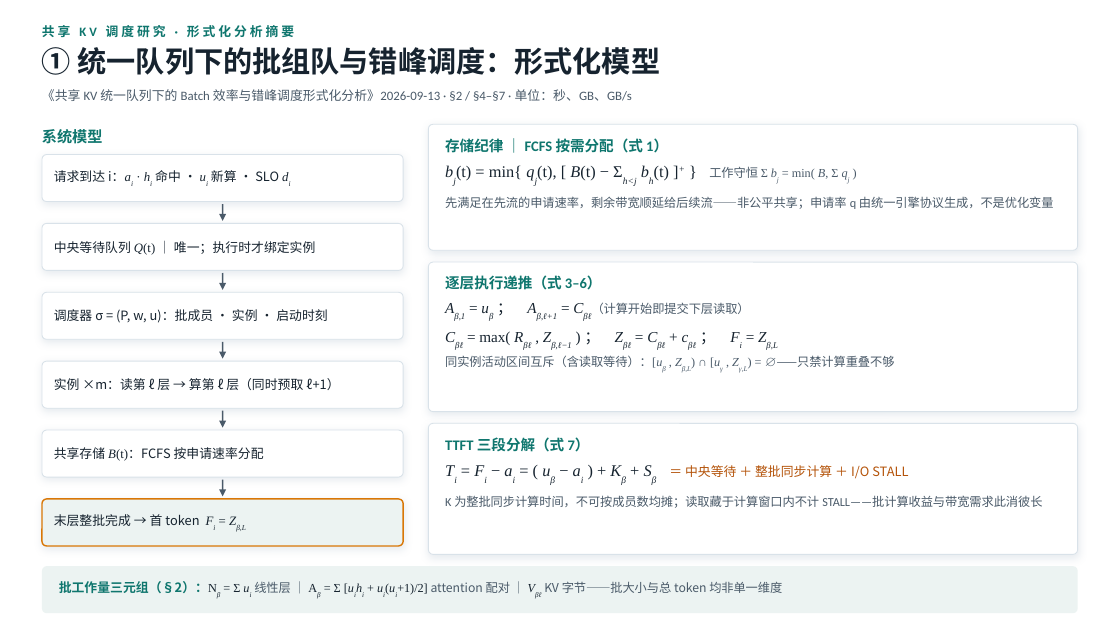
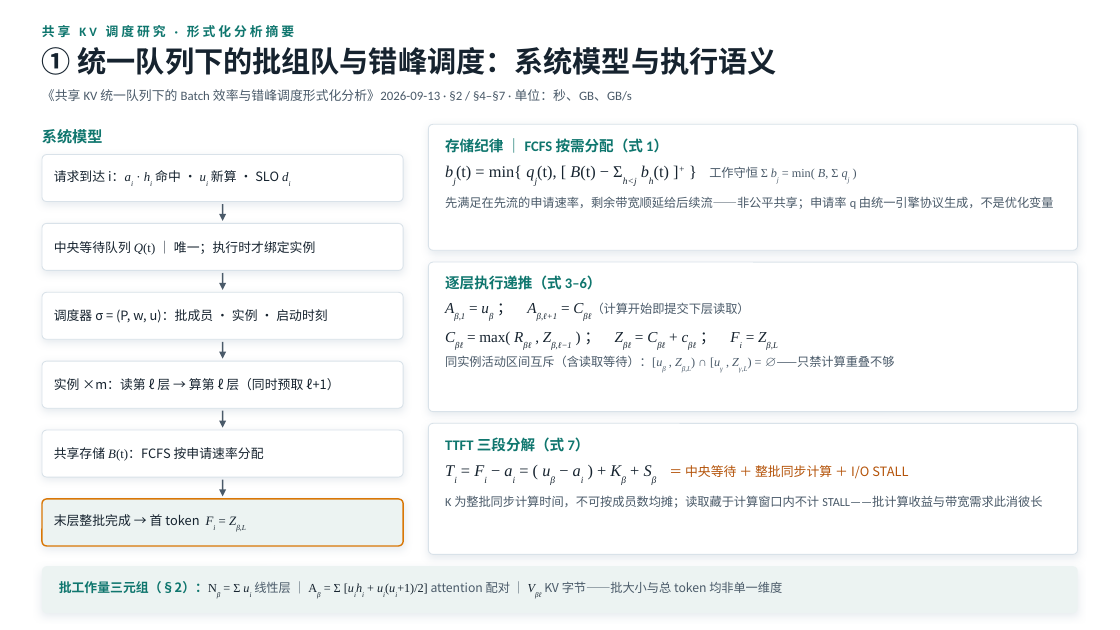
Before and after one commit to QiliangLi/status_aware_network, a slide deck: slide 1 of 共享KV调度形式化分析汇总PPT-20260917.pptx. Drawn at 1120x630 pixels with LibreOffice and Linux fonts; fonts in the diff are those of the drawing. Boxes give left, top, right and bottom in pixels: in the first picture for what was removed or moved away, otherwise in the second. Text is boxed around its words. In the diff, an @@ line names an element or a change of style, - is before the commit and + after.

Commit message:
docs: PPT 扩充至 7 页——补全 G1-G6 完整问题、NP-hard 证明与 A→B 形式化增量
- 页②新增 G1-G6 完整优化问题：输入元组、决策 σ=(P,w,u)、七条封闭约束、G4 存储规则与 q 协议、四目标 G5、解释指标 G6、封闭性说明
- 页③新增逐目标 NP-hard 证明：归约框架（四开关）、J_M/J_S 的 3-PARTITION 构造双向证明与装盒直觉、J_T 归约到 1|rᵢ|ΣCᵢ（Lenstra 1977）、J_R 归约到总 stretch（Legrand 2008）、硬度边界四条
- 页④可解性：Q* 严格动作价值、四目标增量 Δ 公式、LB/UB 证书与 B1/B2 下界、P1-P4 四计划冲突对照表（M/均值/归一化/SLO/STALL 互有胜负）
- 页⑤-⑦按'形式化增量'重组 Case B：A→B 六维对照表、σ_B 联合决策、B0 规则式(6)(7)及两条结构性质、需求张量/I-O 守恒/写缓冲递推/四态守恒、可行性判据(瞬时/窗口/长期/散度)与多盘尾部反例、复杂性继承、新决策层外部性、E-S/E-SP/E-SPB 三档证书与观测边界；移除原机制方案页（S1/P1/B1）
- 替换高风险数学花体字符(𝒟𝓑𝓔ℝ等)为通用字形，避免 PowerPoint 字体回退异常；程序化溢出/字符/内容三重检查 + 逐页视觉校验通过

```diff
--- a/共享KV调度形式化分析汇总PPT-20260917.pptx
+++ b/共享KV调度形式化分析汇总PPT-20260917.pptx
@@ text at [42, 47, 777, 75]: text changed @@
-① 统一队列下的批组队与错峰调度：形式化模型
+① 统一队列下的批组队与错峰调度：系统模型与执行语义
@@ rounded rectangle at [42, 566, 1078, 613]: shadow on @@
```
Also in this commit, not shown: 6 slides added, 3 slides removed.
